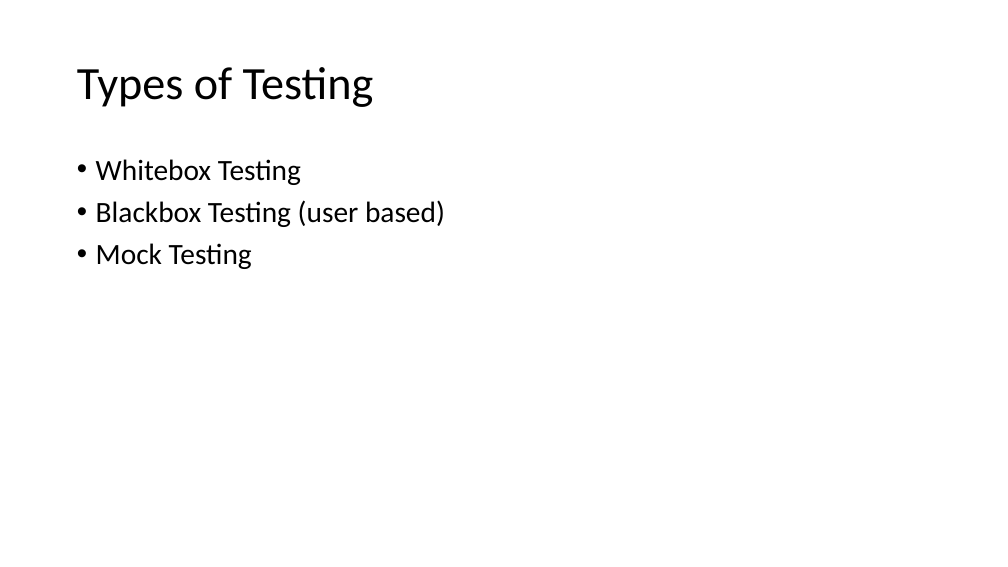
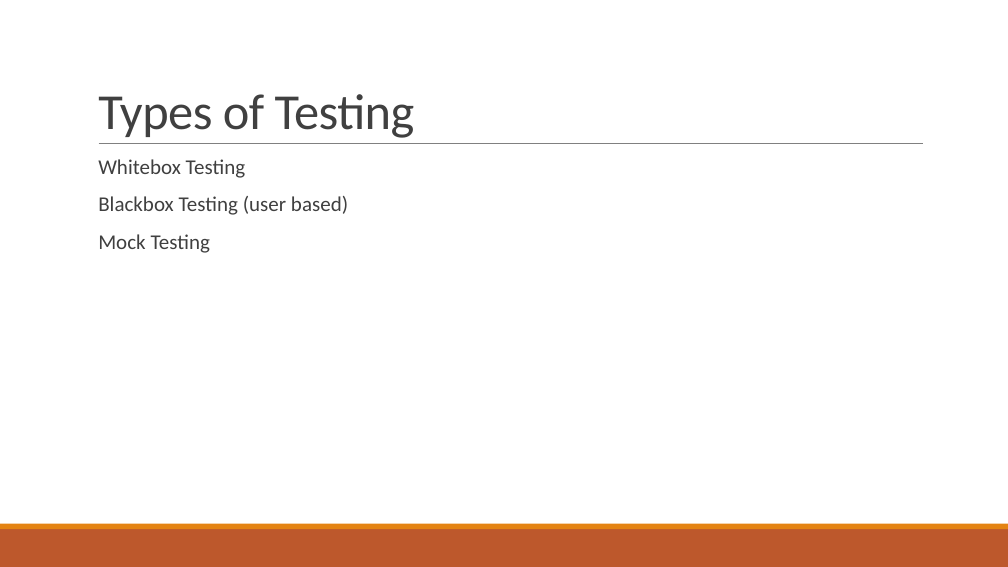
Before and after one commit to mason2smart/Pokemon-Battle-Simulator-Debugging, a slide deck: slide 3 of PokemonPresentation.pptx. Drawn at 1008x567 pixels with LibreOffice and Linux fonts; fonts in the diff are those of the drawing. Boxes give left, top, right and bottom in pixels: in the first picture for what was removed or moved away, otherwise in the second. Text is boxed around its words. In the diff, an @@ line names an element or a change of style, - is before the commit and + after.

```diff
--- a/PokemonPresentation.pptx
+++ b/PokemonPresentation.pptx
@@ title "Types of Testing": place and size @@
-title "Types of Testing" at <box>77,67,374,107</box>
+title "Types of Testing" at <box>98,94,415,138</box>
@@ title "Types of Testing" at <box>98,94,415,138</box>: size 44 to 48 pt, text colour #000000 to #404040, letter spacing 0 to -0.5 pt; line spacing 0.9 to 0.85; vertical alignment middle to bottom @@
@@ line added from (99, 144) to (923, 144), #808080 0.5 pt @@
@@ text "Whitebox Testing" at <box>98,159,348,253</box>: size 28 to 20 pt, text colour #000000 to #404040; bullet • to  ; more space between paragraphs @@
@@ rectangle added at <box>0,529,1008,567</box>, fill #BD582C @@
@@ rectangle added at <box>0,524,1008,529</box>, fill #E48312 @@
```
Also in this commit, not shown: 5 other slides changed.
